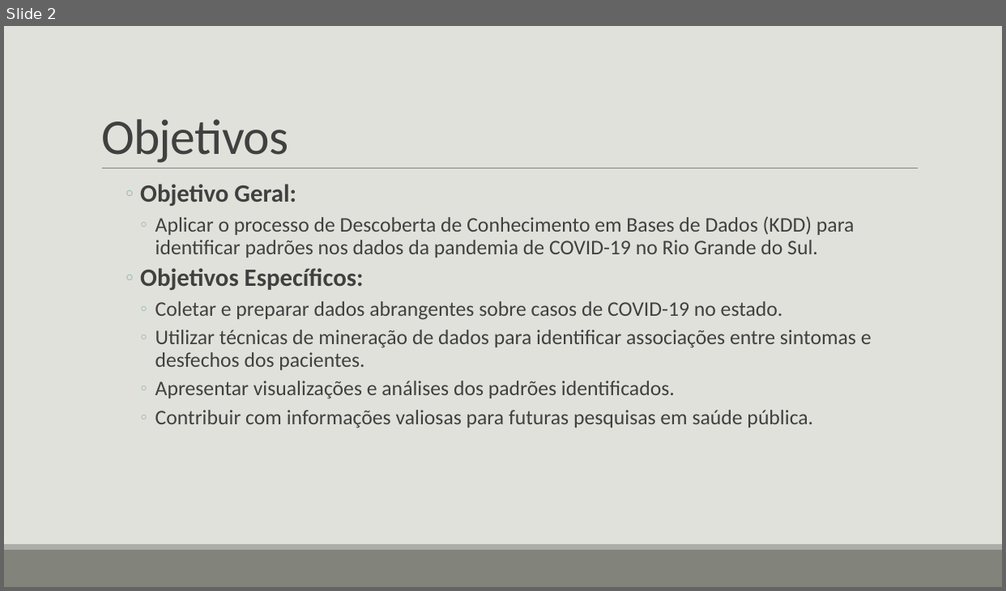
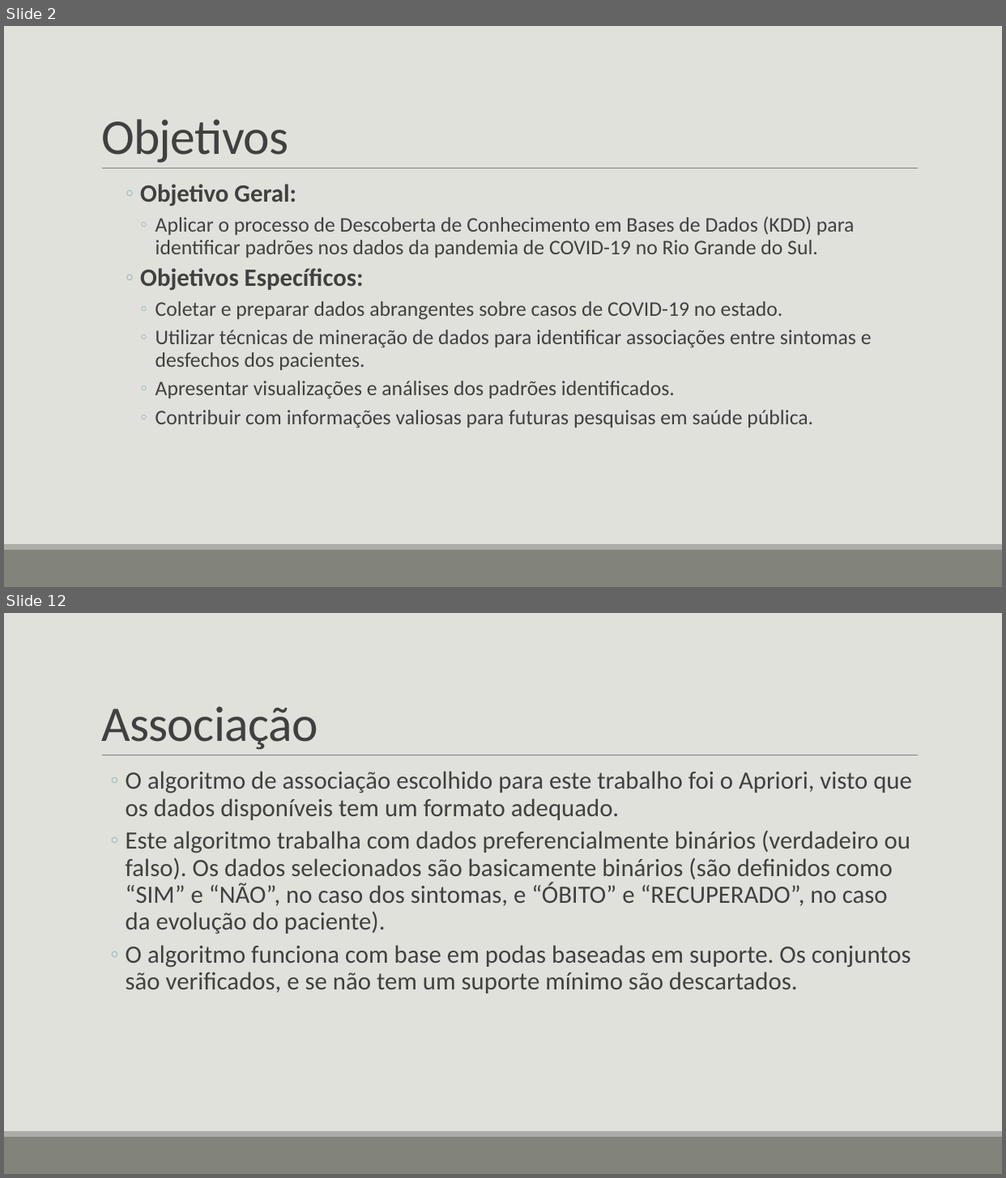
Before and after one commit to gvheisler/KDD-COVID-19, a slide deck: presentation/presentation.pptx. Shown one above the other, each under a label of ours: slide 2 before the commit, slides 2 and 12 after it; the slides between them are not shown. The pictures are 1006x591 and 1006x1178 pixels, drawn with LibreOffice and Linux fonts; fonts in the diff are those of the drawing. Boxes give left, top, right and bottom in pixels: in the first picture for what was removed or moved away, otherwise in the second. Text is boxed around its words. In the diff, an @@ line names an element or a change of style, - is before the commit and + after.

```diff
--- a/presentation/presentation.pptx
+++ b/presentation/presentation.pptx
@@ slide 12 added at bbox=[4, 613, 1002, 1174], background #E1E1DB; not listed: 3 template elements that a slide beside it also shows @@
@@ title added at bbox=[101, 706, 318, 750], 48 pt, text #404040 @@
+Associação
@@ text added at bbox=[126, 771, 912, 994], 24 pt, text #404040 @@
+  ◦ O algoritmo de associação escolhido para este trabalho foi o Apriori, visto que os dados disponíveis tem um formato adequado.
+  ◦ Este algoritmo trabalha com dados preferencialmente binários (verdadeiro ou falso). Os dados selecionados são basicamente binários (são definidos como “SIM” e “NÃO”, no caso dos sintomas, e “ÓBITO” e “RECUPERADO”, no caso da evolução do paciente).
+  ◦ O algoritmo funciona com base em podas baseadas em suporte. Os conjuntos são verificados, e se não tem um suporte mínimo são descartados.
```
Also in this commit, not shown: 2 slides changed, 7 other slides added, 1 slide removed, 1 other file.
